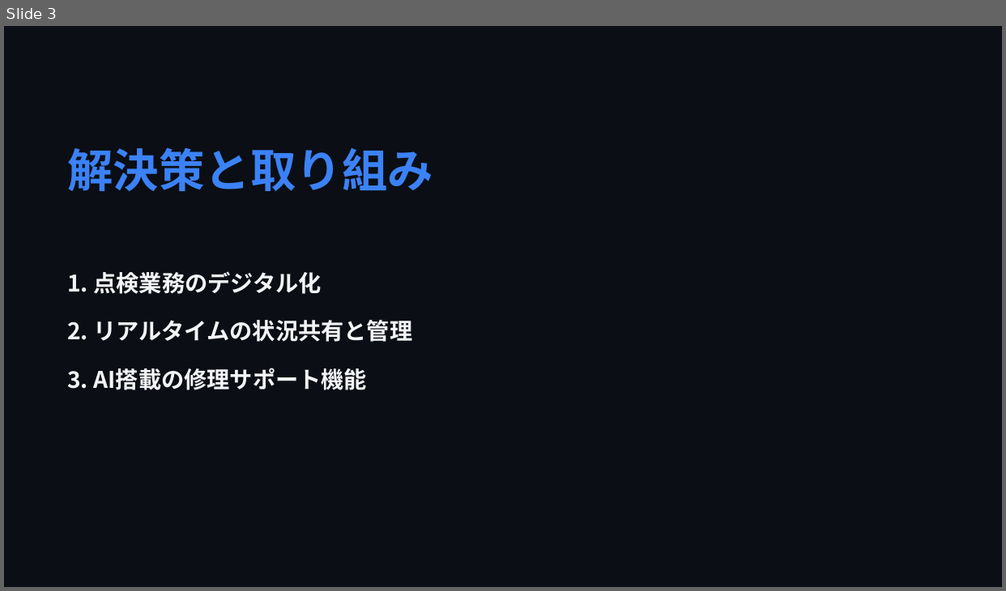
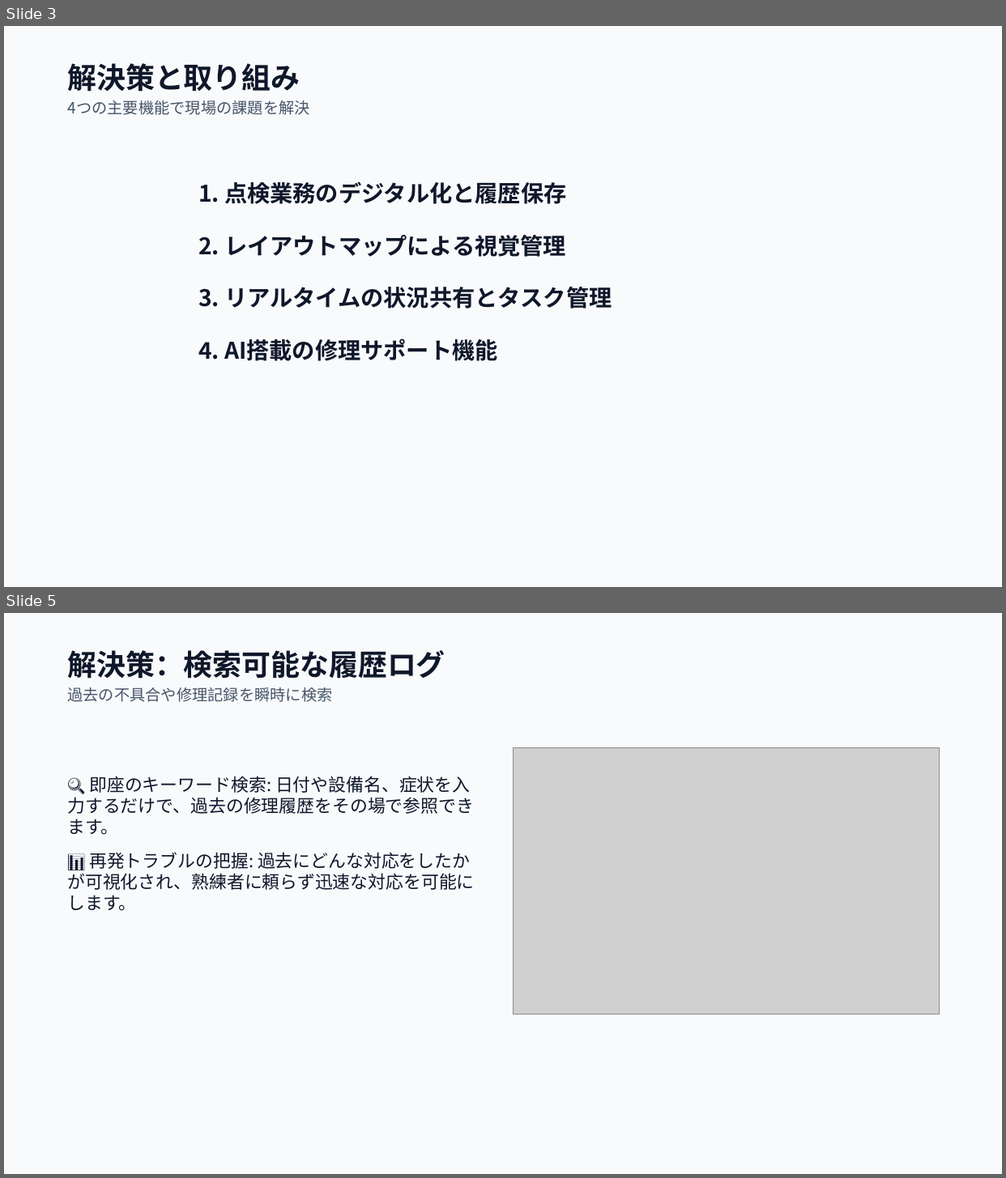
Before and after one commit to markjosephdsgatdula-dotcom/seibi-app-presentation, a slide deck: seibi_presentation.pptx. Shown one above the other, each under a label of ours: slide 3 before the commit, slides 3 and 5 after it; the slides between them are not shown. The pictures are 1006x591 and 1006x1178 pixels, drawn with LibreOffice and Linux fonts; fonts in the diff are those of the drawing; grey boxes stand for pictures. Boxes give left, top, right and bottom in pixels: in the first picture for what was removed or moved away, otherwise in the second. Text is boxed around its words. In the diff, an @@ line names an element or a change of style, - is before the commit and + after.

Commit message:
Update presentation to 12-slide Light Theme layout: reduced text density, restored Layout Map slide, high contrast for factory projectors

```diff
--- a/seibi_presentation.pptx
+++ b/seibi_presentation.pptx
@@ slide 5 added at box(4, 613, 1002, 1174), background #F8FAFC @@
@@ text added at box(67, 650, 445, 702), 15 pt, text #475569 @@
+解決策：検索可能な履歴ログ
+過去の不具合や修理記録を瞬時に検索
@@ picture added at box(513, 747, 940, 1014) @@
@@ text added at box(67, 776, 474, 911), 17 pt, text #0F172A @@
+🔍 即座のキーワード検索: 日付や設備名、症状を入力するだけで、過去の修理履歴をその場で参照できます。
+📊 再発トラブルの把握: 過去にどんな対応をしたかが可視化され、熟練者に頼らず迅速な対応を可能にします。
@@ slide 3 changed as well @@
@@ background #0B0E14 to #F8FAFC @@
@@ text "解決策と取り組み": place and size @@
-text "解決策と取り組み" at box(67, 148, 433, 191)
+text "解決策と取り組み" at box(67, 63, 309, 115)
@@ text at box(67, 63, 300, 92): size 44 to 28 pt, text colour #3B82F6 to #0F172A in "解決策と取り組み" @@
@@ text at box(67, 101, 309, 115): paragraph added @@
+4つの主要機能で現場の課題を解決
@@ text at box(198, 182, 612, 361): text changed; text colour #F3F4F6 to #0F172A @@
-1. 点検業務のデジタル化
-2. リアルタイムの状況共有と管理
-3. AI搭載の修理サポート機能
+1. 点検業務のデジタル化と履歴保存
+2. レイアウトマップによる視覚管理
+3. リアルタイムの状況共有とタスク管理
+4. AI搭載の修理サポート機能
```
Also in this commit, not shown: 6 other slides changed, 4 other slides added, 4 slides removed, 20 other files.
